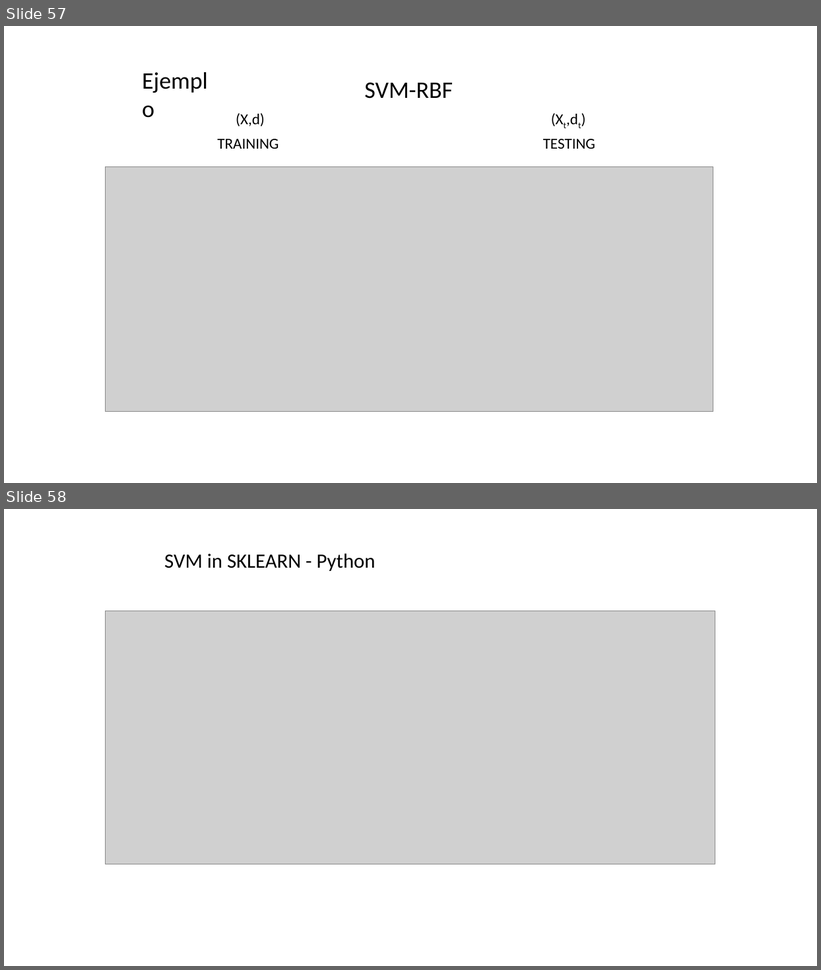
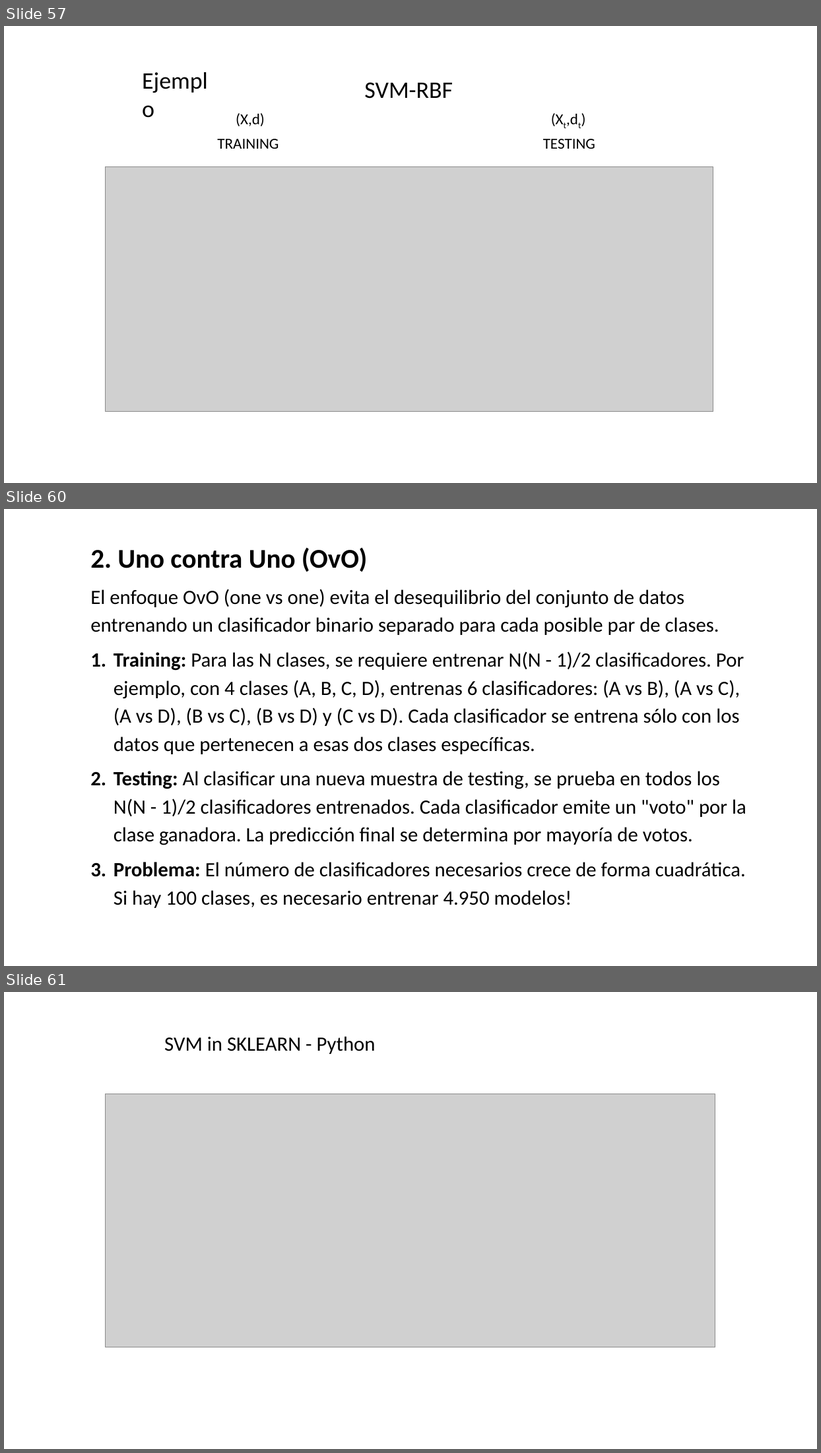
Before and after one commit to domingomery/patrones, a slide deck: clases/Cap04_Clasificacion/presentations/PAT04_SVM.pptx. Shown one above the other, each under a label of ours: slides 57 and 58 before the commit, slides 57, 60 and 61 after it; the slides between them are not shown. The pictures are 821x970 and 821x1453 pixels, drawn with LibreOffice and Linux fonts; fonts in the diff are those of the drawing; grey boxes stand for pictures. Boxes give left, top, right and bottom in pixels: in the first picture for what was removed or moved away, otherwise in the second. Text is boxed around its words. In the diff, an @@ line names an element or a change of style, - is before the commit and + after.

```diff
--- a/clases/Cap04_Clasificacion/presentations/PAT04_SVM.pptx
+++ b/clases/Cap04_Clasificacion/presentations/PAT04_SVM.pptx
@@ slide 60 added at box(4, 509, 817, 966), background #FFFFFF @@
@@ text added at box(90, 547, 746, 908), 24 pt, text #000000 @@
+2. Uno contra Uno (OvO)
+El enfoque OvO (one vs one) evita el desequilibrio del conjunto de datos entrenando un clasificador binario separado para cada posible par de clases.
+1. Training: Para las N clases, se requiere entrenar N(N - 1)/2 clasificadores. Por ejemplo, con 4 clases (A, B, C, D), entrenas 6 clasificadores: (A vs B), (A vs C), (A vs D), (B vs C), (B vs D) y (C vs D). Cada clasificador se entrena sólo con los datos que pertenecen a esas dos clases específicas.
+2. Testing: Al clasificar una nueva muestra de testing, se prueba en todos los N(N - 1)/2 clasificadores entrenados. Cada clasificador emite un "voto" por la clase ganadora. La predicción final se determina por mayoría de votos.
+3. Problema: El número de clasificadores necesarios crece de forma cuadrática. Si hay 100 clases, es necesario entrenar 4.950 modelos!
@@ what was slide 58 is now slide 61 @@
```
Also in this commit, not shown: 2 other slides added.
